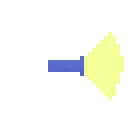
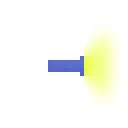
The second 128 × 128 image is a revision of the first. Changes to its layers:
"Calque 1": opacity 45% → 82%, painted on it over (84, 20, 124, 112)
